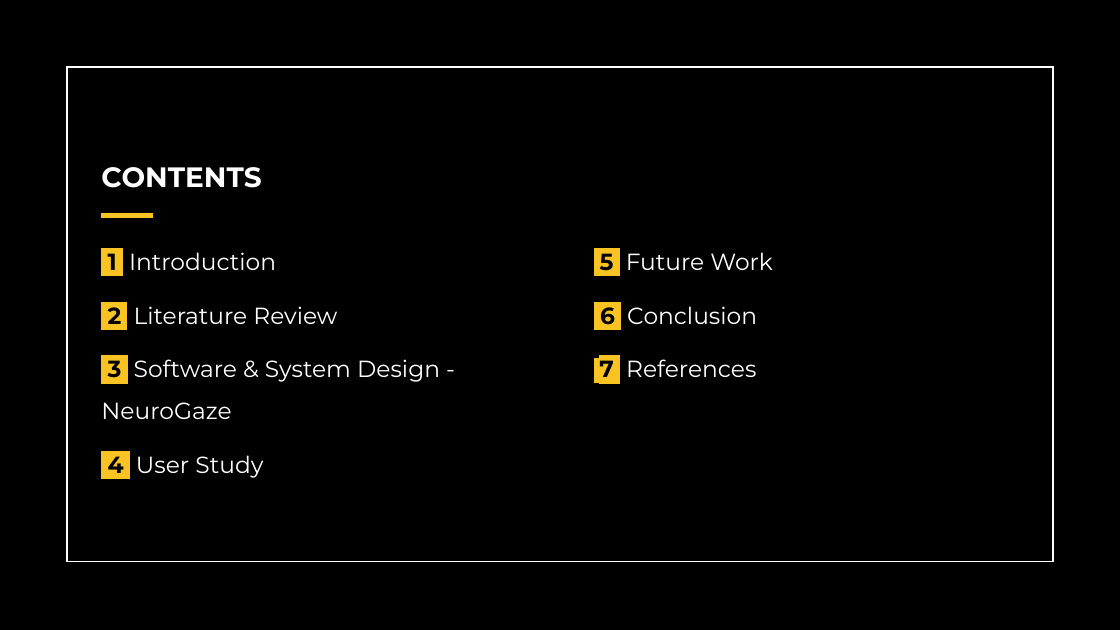
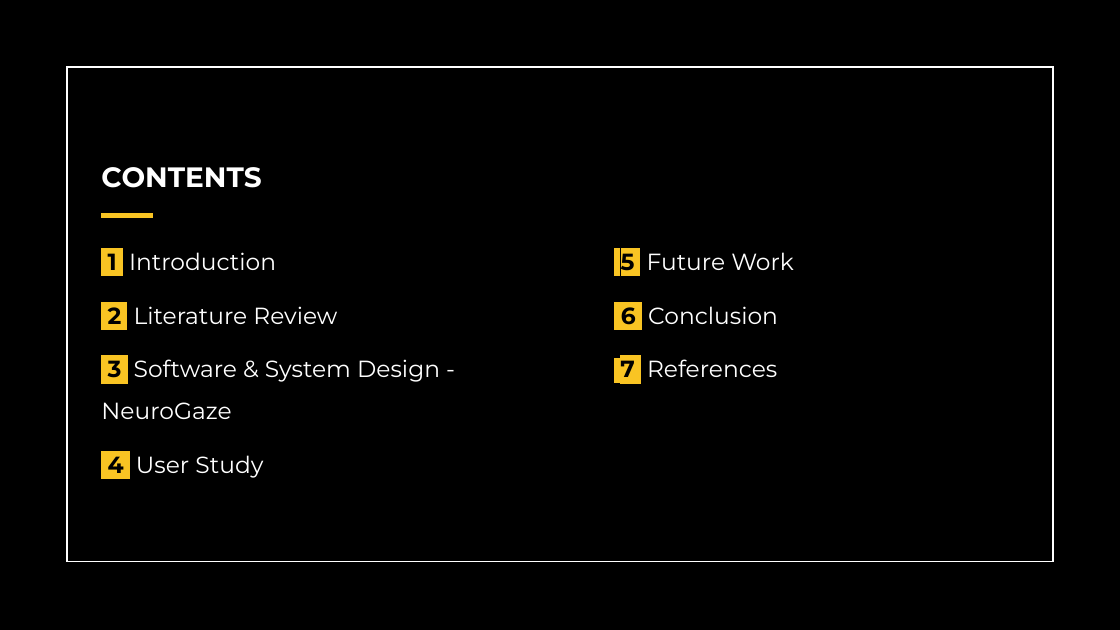
Before and after one commit to Wanyea/NeuroGaze, a slide deck: slide 3 of Research Documents/Thesis/NeuroGazeThesisDefense.pptx. Drawn at 1120x630 pixels with LibreOffice and Linux fonts; fonts in the diff are those of the drawing. Boxes give left, top, right and bottom in pixels: in the first picture for what was removed or moved away, otherwise in the second. Text is boxed around its words. In the diff, an @@ line names an element or a change of style, - is before the commit and + after.

```diff
--- a/Research Documents/Thesis/NeuroGazeThesisDefense.pptx
+++ b/Research Documents/Thesis/NeuroGazeThesisDefense.pptx
@@ text "5 Future Work": place and size @@
-text "5 Future Work" at [599,252,773,377]
+text "5 Future Work" at [620,252,794,377]
```
Also in this commit, not shown: 1 other slide changed, 42 slides added, 1 other file.
